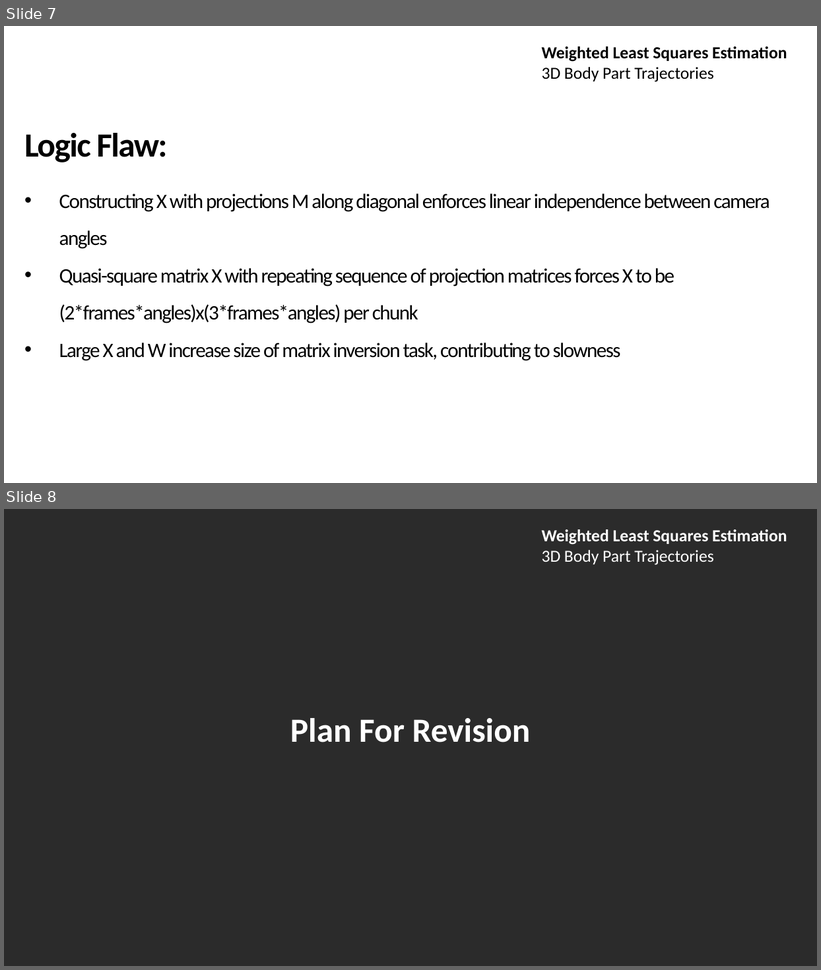
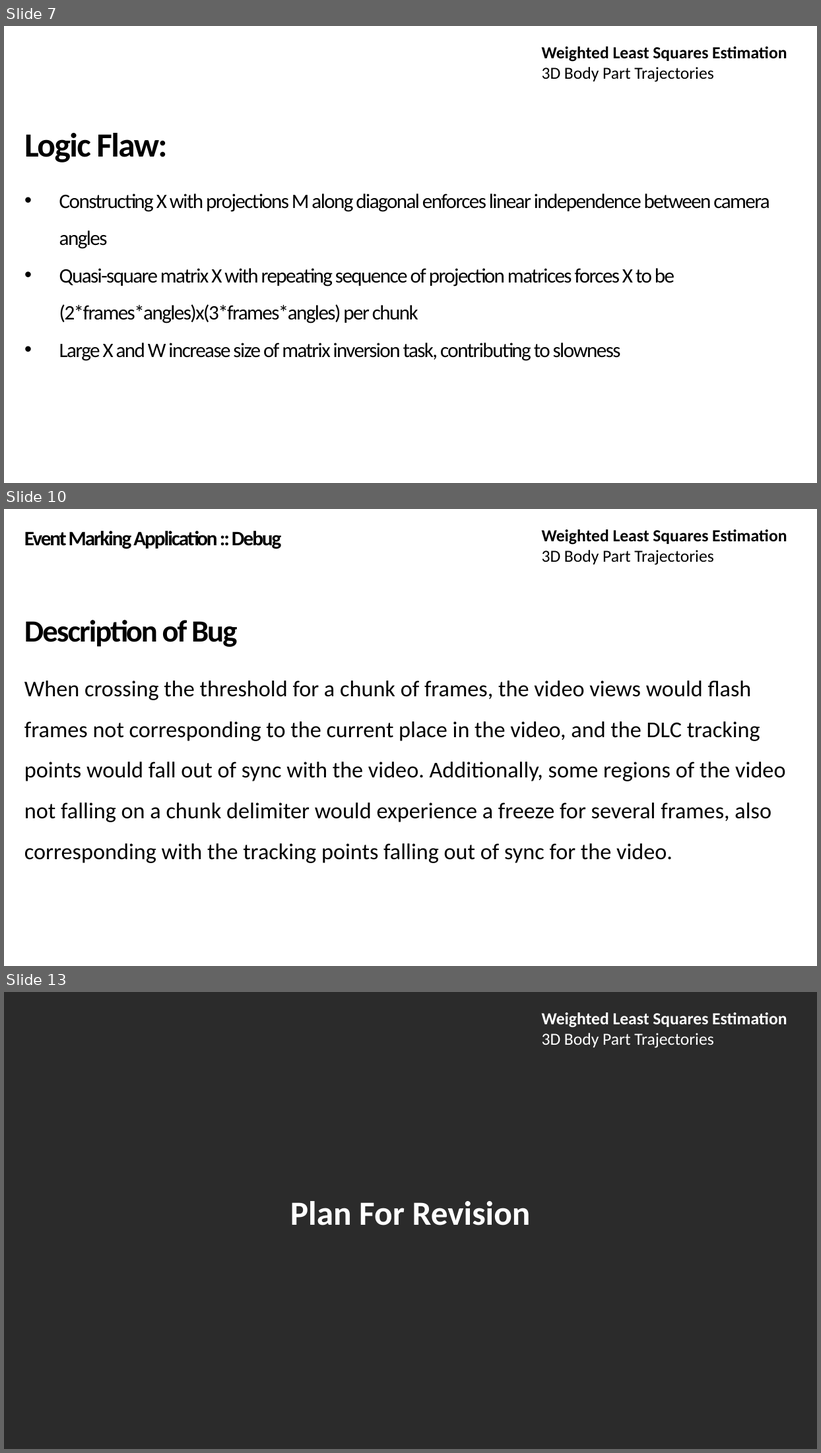
Before and after one commit to neekonsu/POSE_EVENT_MARK, a slide deck: wls_gated_dlc_triangulation/Weighted_Least_Squares.pptx. Shown one above the other, each under a label of ours: slides 7 and 8 before the commit, slides 7, 10 and 13 after it; the slides between them are not shown. The pictures are 821x970 and 821x1453 pixels, drawn with LibreOffice and Linux fonts; fonts in the diff are those of the drawing; background and template pictures are left out; a plain dark background stands for a picture behind light text. Boxes give left, top, right and bottom in pixels: in the first picture for what was removed or moved away, otherwise in the second. Text is boxed around its words. In the diff, an @@ line names an element or a change of style, - is before the commit and + after.

Commit message:
Updated slides to represent file structure, todo generate figures for nsx and marks file previews, finish annotating 20200723, finish fixing trajectories, retrain DLC model, generate dataset by 20th

```diff
--- a/wls_gated_dlc_triangulation/Weighted_Least_Squares.pptx
+++ b/wls_gated_dlc_triangulation/Weighted_Least_Squares.pptx
@@ slide 10 added at (4,509,817,966), background picture (left out) @@
@@ text added at (24,531,281,549), 40 pt, text #000000, bold @@
+Event Marking Application :: Debug
@@ title added at (542,529,787,565), 33 pt, text #000000, bold @@
+Weighted Least Squares Estimation
+3D Body Part Trajectories
@@ text added at (24,620,785,863), 44 pt, text #000000 @@
+Description of Bug
+When crossing the threshold for a chunk of frames, the video views would flash frames not corresponding to the current place in the video, and the DLC tracking points would fall out of sync with the video. Additionally, some regions of the video not falling on a chunk delimiter would experience a freeze for several frames, also corresponding with the tracking points falling out of sync for the video.
@@ what was slide 8 is now slide 13 @@
```
Also in this commit, not shown: 2 slides changed, 4 other slides added, 1 other file.
